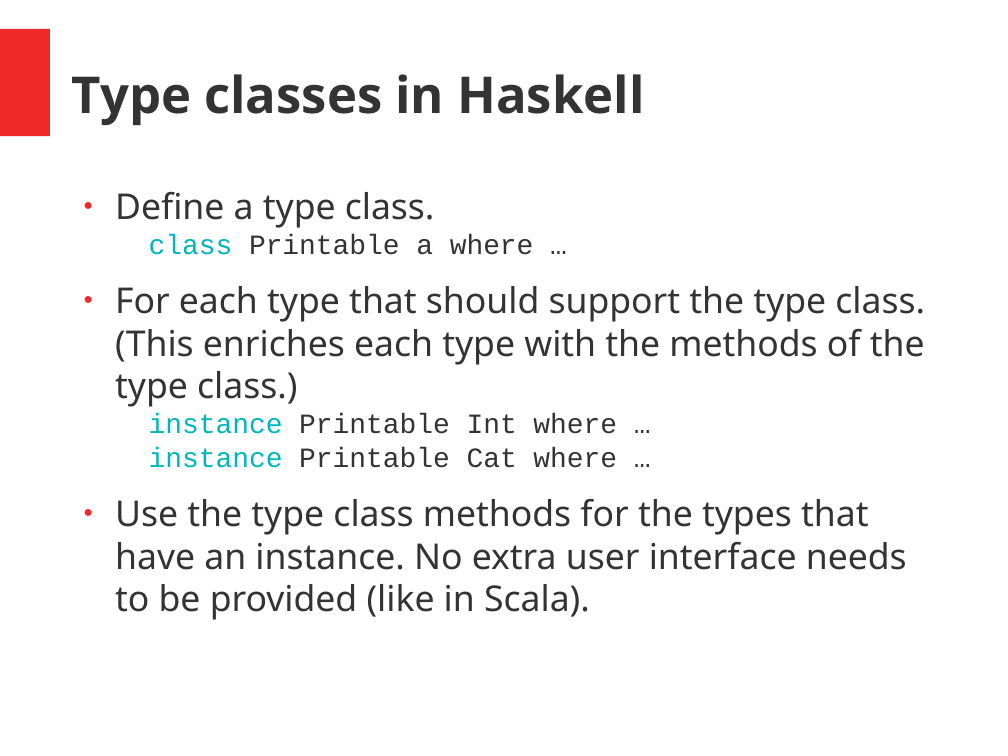
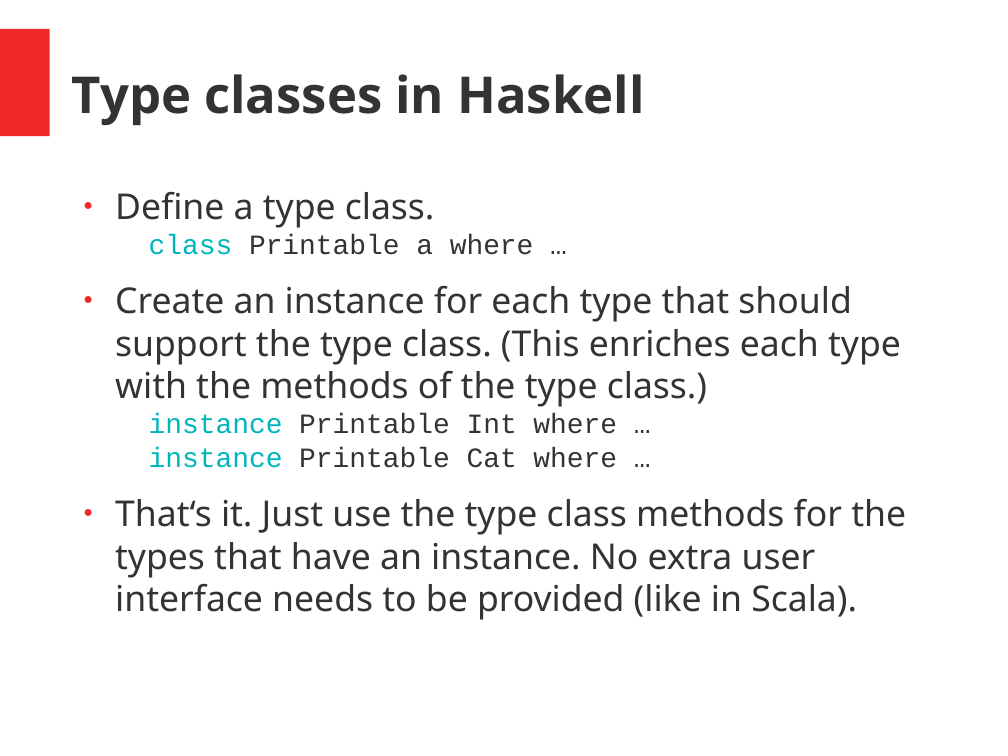
Before and after one commit to hermannhueck/typeclasses, a slide deck: slide 35 of Slides/TypeClasses.pptx (slide 33 before the commit). Drawn at 1008x756 pixels with LibreOffice and Linux fonts; fonts in the diff are those of the drawing. Boxes give left, top, right and bottom in pixels: in the first picture for what was removed or moved away, otherwise in the second. Text is boxed around its words. In the diff, an @@ line names an element or a change of style, - is before the commit and + after.

```diff
--- a/Slides/TypeClasses.pptx
+++ b/Slides/TypeClasses.pptx
@@ text at (115, 286, 906, 620): text changed @@
-● For each type that should support the type class. (This enriches each type with the methods of the type class.)
-  instance Printable Int where …
-  instance Printable Cat where …
-● Use the type class methods for the types that have an instance. No extra user interface needs to be provided (like in Scala).
+● Create an instance for each type that should support the type class. (This enriches each type with the methods of the type class.)
+  instance Printable Int where …
+  instance Printable Cat where …
+● That‘s it. Just use the type class methods for the types that have an instance. No extra user interface needs to be provided (like in Scala).
```
Also in this commit, not shown: 29 other slides changed, 3 slides added, 1 other file.
